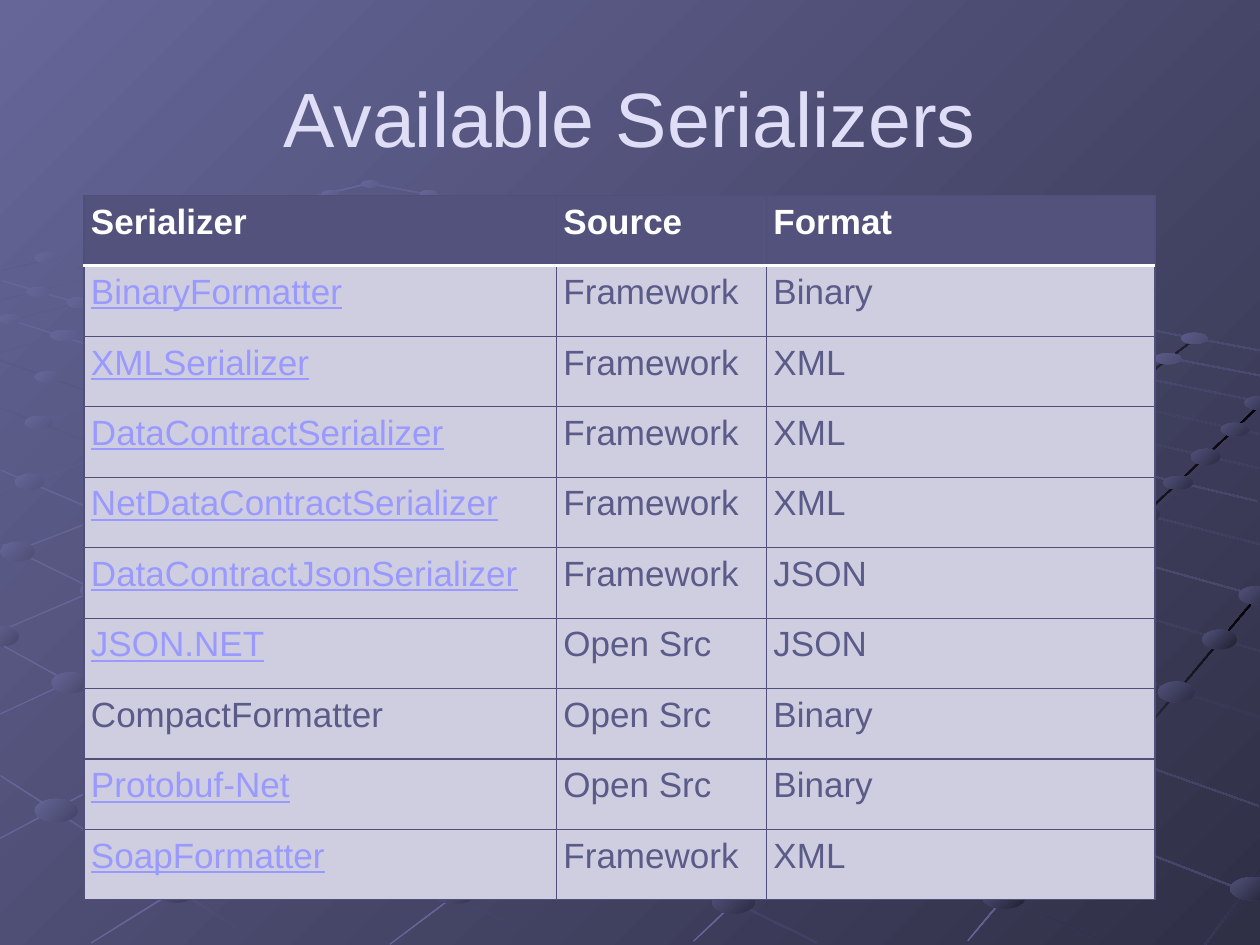
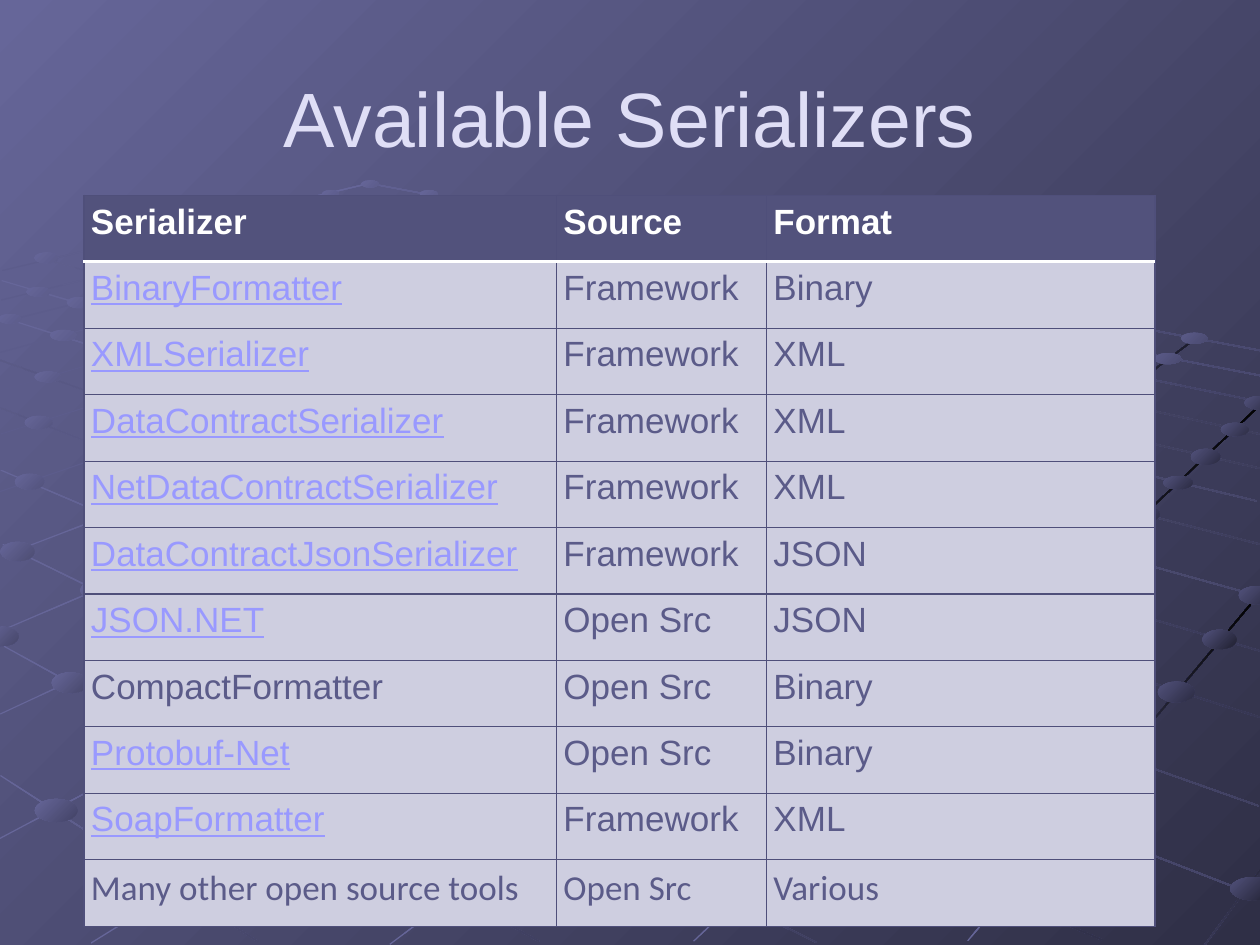
Before and after one commit to gregsohl/.NetSerialization-Presentation, a slide deck: slide 5 of .NET Serialization.pptx. Drawn at 1260x945 pixels with LibreOffice and Linux fonts; fonts in the diff are those of the drawing. Boxes give left, top, right and bottom in pixels: in the first picture for what was removed or moved away, otherwise in the second. Text is boxed around its words. In the diff, an @@ line names an element or a change of style, - is before the commit and + after.

```diff
--- a/.NET Serialization.pptx
+++ b/.NET Serialization.pptx
@@ table at (84, 195, 1155, 926) @@
+row 11: Many other open source tools | Open Src | Various
```
Also in this commit, not shown: 4 other slides changed, 8 other files.
